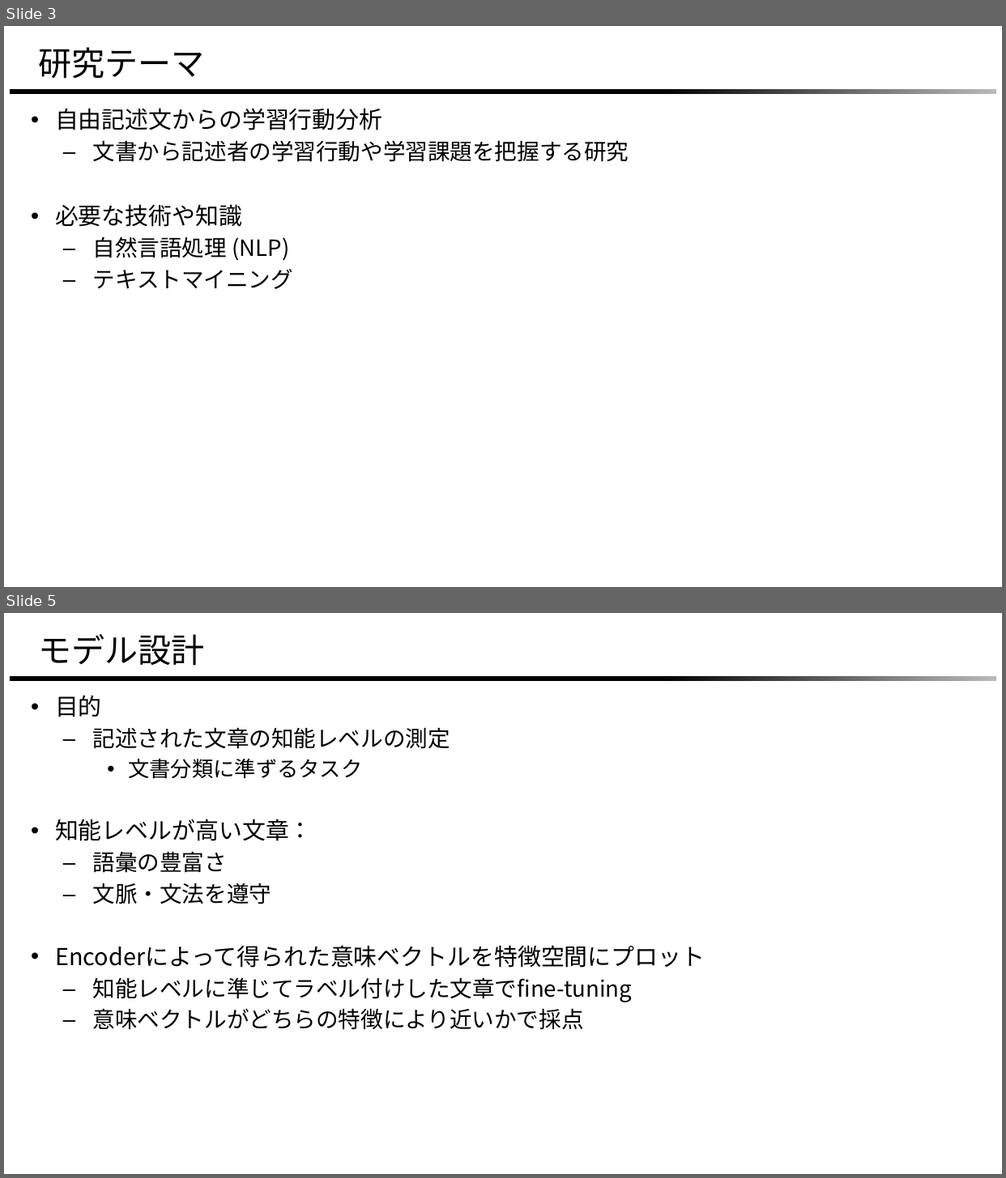
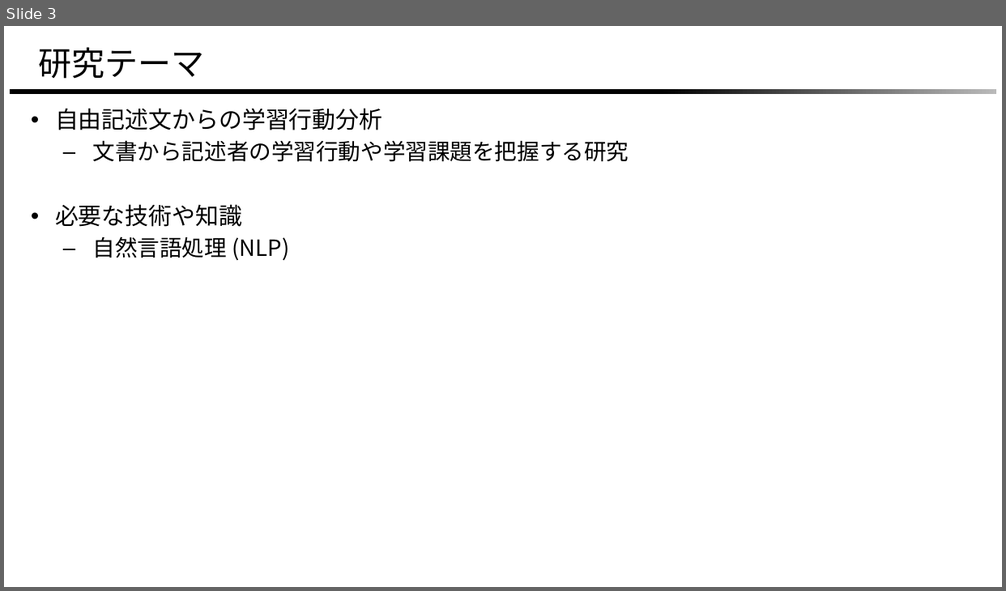
Before and after one commit to masa1357/research, a slide deck: 2023/meeting/0429meeting/0429meeting.pptx. Shown one above the other, each under a label of ours: slides 3 and 5 before the commit, slide 3 after it; the slides between them are not shown. The pictures are 1006x1178 and 1006x591 pixels, drawn with LibreOffice and Linux fonts; fonts in the diff are those of the drawing; background and template pictures are left out. Boxes give left, top, right and bottom in pixels: in the first picture for what was removed or moved away, otherwise in the second. Text is boxed around its words. In the diff, an @@ line names an element or a change of style, - is before the commit and + after.

```diff
--- a/2023/meeting/0429meeting/0429meeting.pptx
+++ b/2023/meeting/0429meeting/0429meeting.pptx
@@ slide 5 removed at (x1=4, y1=613, x2=1002, y2=1174), background #FFFFFF; not listed: 1 template element that a slide beside it also shows @@
@@ title removed at (x1=38, y1=634, x2=204, y2=666) @@
-モデル設計
@@ text removed at (x1=55, y1=695, x2=705, y2=1030) @@
-• 目的
-  – 記述された文章の知能レベルの測定
-    • 文書分類に準ずるタスク
-• 知能レベルが高い文章：
-  – 語彙の豊富さ
-  – 文脈・文法を遵守
-• Encoderによって得られた意味ベクトルを特徴空間にプロット
-  – 知能レベルに準じてラベル付けした文章でfine-tuning
-  – 意味ベクトルがどちらの特徴により近いかで採点
@@ slide 3 changed as well @@
@@ text at (x1=93, y1=269, x2=293, y2=289): paragraph removed @@
-  – テキストマイニング
```
Also in this commit, not shown: 3 other slides changed, 7 slides added, 2 other slides removed, 5 other files.
